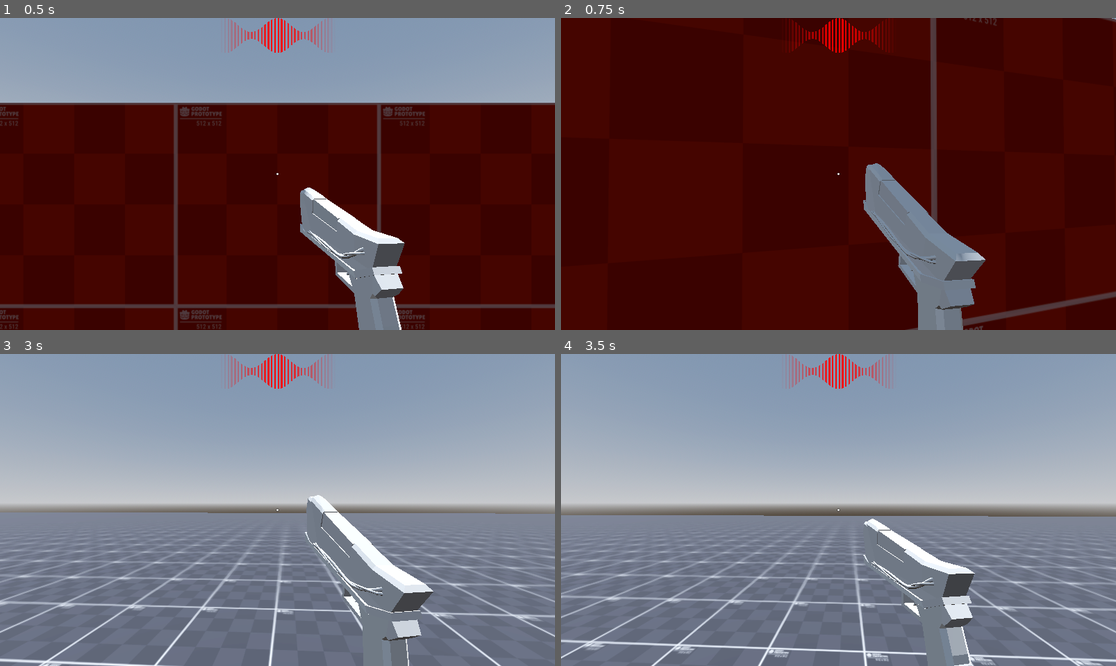
Above: before the commit, frames 1-4 (two rows, left to right).
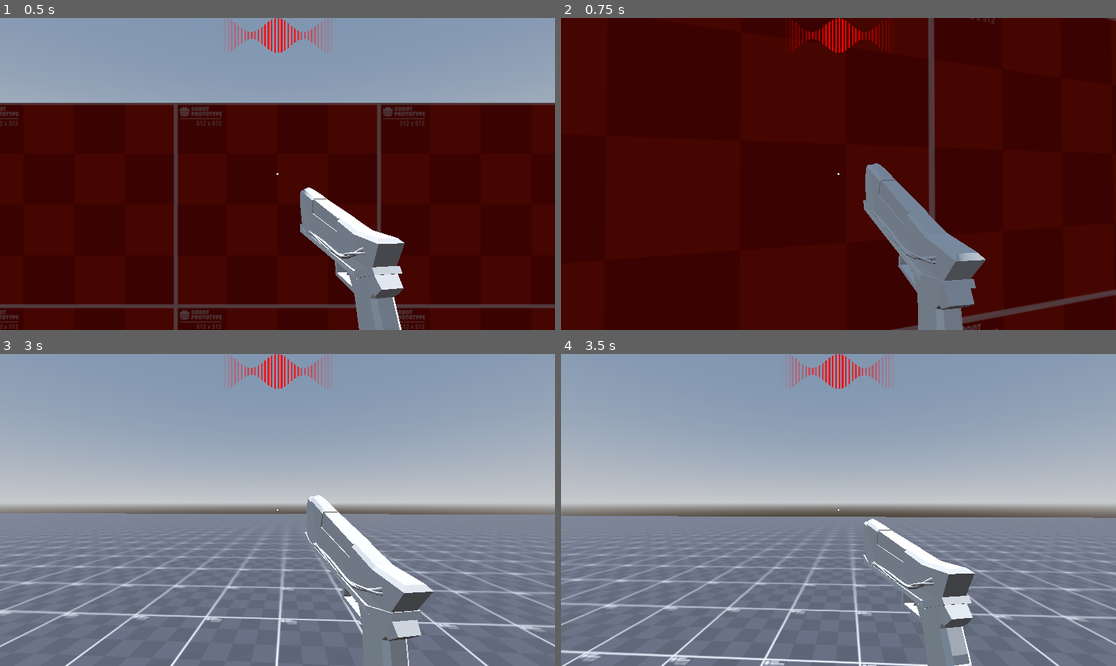
Above: after the commit, the same moments.

Repository: WasteIy/GameOff2025
Game: Godot game, scene res://Scenes/Levels/debug_level.tscn
The game is run twice, just before and just after one commit, with the same random seed, the same clock (stepped at 60 frames per second) and the same inputs.
Inputs (mouse positions are in pixels of both pictures, inside the frame that each line leads up to):
- Up to frame 1 (0.5 s): no input
- Up to frame 2 (0.75 s): move the mouse to (866, 174) at 0.52 s; hold W (move_forward) from 0.53 s (still down); hold Ctrl (crouch) from 0.53 s (still down); click (866, 174) at 0.67 s
- Up to frame 3 (3 s): keep holding W (move_forward); tap Space (jump) at 0.77, 1.52 s; move the mouse to (249, 510) at 1.27 s; release Ctrl (crouch) at 1.28 s; tap Shift (run) at 1.35 s; move the mouse to (288, 503) at 2.02 s; click (288, 503) at 2.1 s; move the mouse to (271, 516) at 2.77 s; tap Ctrl (crouch) at 2.85 s; click (271, 516) at 2.92 s
- Up to frame 4 (3.5 s): keep holding W (move_forward); tap Space (jump) at 3.02 s

Frame 1 is identical in both runs. In frame 2, 1.1% of the frame differs, in the area x 59-100%, y 0-100%; in frame 3, 7.3%; in frame 4, 8.3%, in the area x 0-100%, y 51-100%.

Commit message:
Add crouch animation

Diff:
--- a/Scenes/Player/player.tscn
+++ b/Scenes/Player/player.tscn
@@ -79,8 +79,37 @@
 "times": PackedFloat32Array(0, 0.5, 1, 1.5, 2)
 }
 
+[sub_resource type="Animation" id="Animation_oikmp"]
+resource_name = "CrouchState"
+length = 2.0
+loop_mode = 1
+step = 0.1
+tracks/0/type = "bezier"
+tracks/0/imported = false
+tracks/0/enabled = true
+tracks/0/path = NodePath("CameraController:position:x")
+tracks/0/interp = 1
+tracks/0/loop_wrap = true
+tracks/0/keys = {
+"handle_modes": PackedInt32Array(0, 2, 3, 0, 0),
+"points": PackedFloat32Array(0.0004112292, -0.17269254, -7.102359e-05, 0.17269254, 7.102359e-05, 0.06045824, -0.24999999, 0, 0.25, 0, -5.120039e-05, -0.20694202, 5.6802295e-05, 0.20694202, -5.6802295e-05, -0.059782874, -0.19999999, -1.0708347e-05, 0.19999999, 1.0708347e-05, 0.0004154537, -0.26331687, 0, 0.26331687, 0),
+"times": PackedFloat32Array(0, 0.5, 1, 1.5, 2)
+}
+tracks/1/type = "bezier"
+tracks/1/imported = false
+tracks/1/enabled = true
+tracks/1/path = NodePath("CameraController:position:y")
+tracks/1/interp = 1
+tracks/1/loop_wrap = true
+tracks/1/keys = {
+"handle_modes": PackedInt32Array(0, 0, 3, 0, 2),
+"points": PackedFloat32Array(0.6500281, -0.22789787, -0.0036741837, 0.3, -0.0010511875, 0.49971223, -0.3, 0.014716268, 0.3, 0.016818583, 0.6500281, -0.29999995, 0, 0.29999995, 0, 0.49866107, -0.29999995, 0.01786974, 0.29999995, 0.022074372, 0.6500281, -0.29999995, 0, 0, 0),
+"times": PackedFloat32Array(0, 0.5, 1, 1.5, 2)
+}
+
 [sub_resource type="AnimationLibrary" id="AnimationLibrary_74mp2"]
 _data = {
+&"CrouchState": SubResource("Animation_oikmp"),
 &"RESET": SubResource("Animation_74mp2"),
 &"WalkState": SubResource("Animation_jhyir")
 }
Not shown: 1 places in Scenes/Player/player.tscn that only renumber resources
